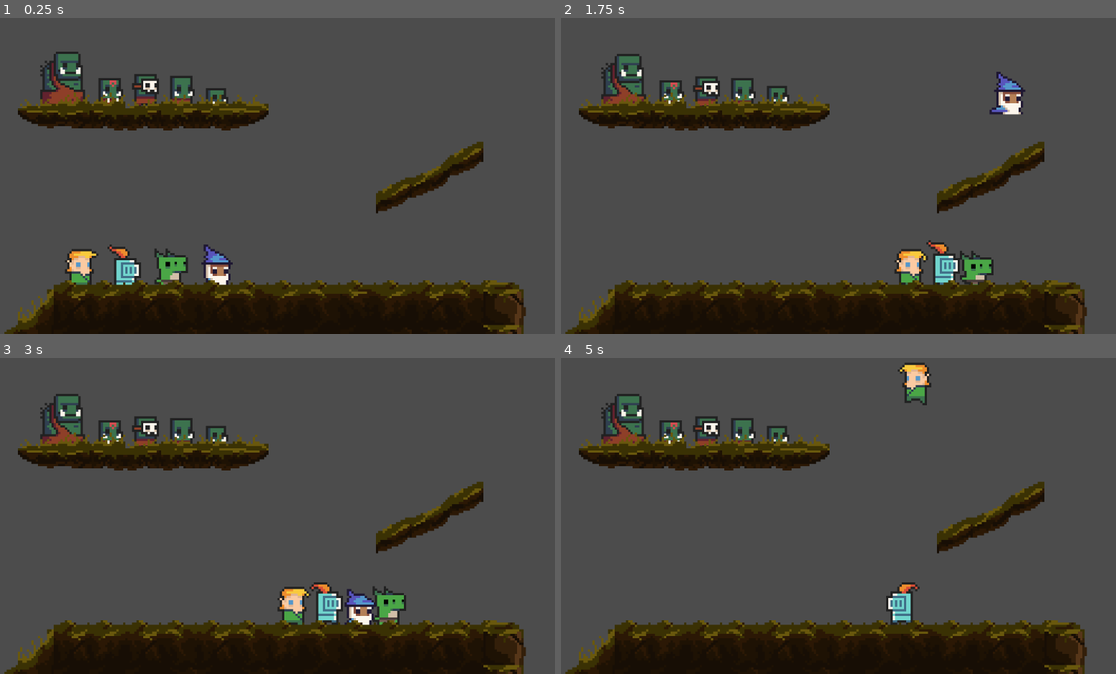
Above: before the commit, frames 1-4 (two rows, left to right).
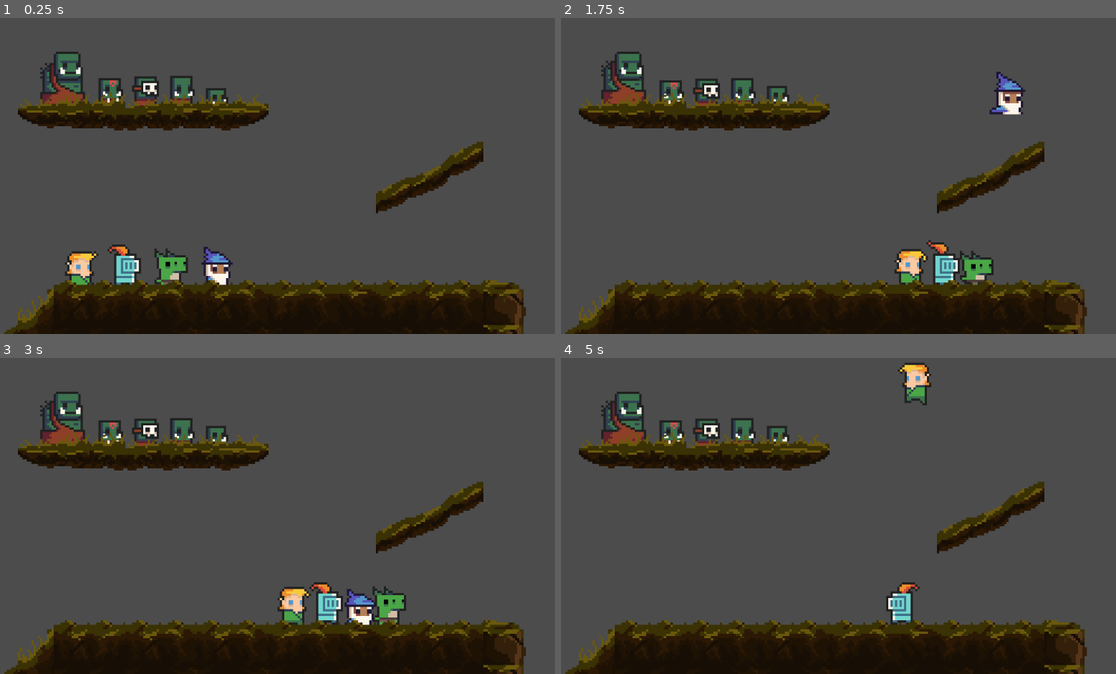
Above: after the commit, the same moments.

Repository: giordanorn/tfgoe
Game: Godot game, scene res://Levels/Test.tscn
The game is run twice, just before and just after one commit, with the same random seed, the same clock (stepped at 60 frames per second) and the same inputs.
Inputs:
- Up to frame 1 (0.25 s): no input
- Up to frame 2 (1.75 s): hold Right (ui_right) from 0.53 s (still down); tap Up (ui_up) at 0.77, 1.52 s
- Up to frame 3 (3 s): release Right (ui_right) at 2.03 s; hold Left (ui_left) 2.03-2.78 s; hold Right (ui_right) from 2.78 s (still down)
- Up to frame 4 (5 s): tap Up (ui_up) at 3.02, 3.77, 4.52 s; release Right (ui_right) at 4.28 s; hold Left (ui_left) from 4.28 s (still down)

The runs differ from the first frame. In frame 1, 1.2% of the frame differs, in the area x 7-42%, y 13-85%; in frame 2, 0.8%; in frame 3, 0.8%; in frame 4, 0.8%.

Commit message:
grupos 'enemy' e 'player' adicionados aos seus respectivos personagens

Diff:
--- a/Objects/Foes/Demons/DemonBatedor.tscn
+++ b/Objects/Foes/Demons/DemonBatedor.tscn
@@ -27,7 +27,9 @@
 "speed": 10.0
 } ]
 
-[node name="DemonBatedor" type="KinematicBody2D"]
+[node name="DemonBatedor" type="KinematicBody2D" groups=[
+"enemy",
+]]
 script = ExtResource( 1 )
 
 [node name="CollisionShape2D" type="CollisionShape2D" parent="."]
@@ -36,6 +38,6 @@
 [node name="AnimatedSprite" type="AnimatedSprite" parent="."]
 frames = SubResource( 2 )
 animation = "run"
-frame = 3
+frame = 1
 playing = true
 offset = Vector2( 0, -2 )
--- a/Objects/Foes/Demons/DemonBoss.tscn
+++ b/Objects/Foes/Demons/DemonBoss.tscn
@@ -27,7 +27,9 @@
 "speed": 10.0
 } ]
 
-[node name="DemonBoss" type="KinematicBody2D"]
+[node name="DemonBoss" type="KinematicBody2D" groups=[
+"enemy",
+]]
 script = ExtResource( 1 )
 
 [node name="CollisionShape2D" type="CollisionShape2D" parent="."]
--- a/Objects/Foes/Demons/DemonPerseguidor.tscn
+++ b/Objects/Foes/Demons/DemonPerseguidor.tscn
@@ -27,7 +27,9 @@
 "speed": 10.0
 } ]
 
-[node name="DemonPerseguidor" type="KinematicBody2D"]
+[node name="DemonPerseguidor" type="KinematicBody2D" groups=[
+"enemy",
+]]
 script = ExtResource( 1 )
 
 [node name="CollisionShape2D" type="CollisionShape2D" parent="."]
@@ -36,6 +38,6 @@
 [node name="AnimatedSprite" type="AnimatedSprite" parent="."]
 frames = SubResource( 2 )
 animation = "run"
-frame = 3
+frame = 2
 playing = true
 offset = Vector2( 0, -2 )
--- a/Objects/Foes/Demons/DemonTanker.tscn
+++ b/Objects/Foes/Demons/DemonTanker.tscn
@@ -27,7 +27,9 @@
 "speed": 10.0
 } ]
 
-[node name="DemonTanker" type="KinematicBody2D"]
+[node name="DemonTanker" type="KinematicBody2D" groups=[
+"enemy",
+]]
 script = ExtResource( 1 )
 
 [node name="CollisionShape2D" type="CollisionShape2D" parent="."]
@@ -36,6 +38,5 @@
 [node name="AnimatedSprite" type="AnimatedSprite" parent="."]
 frames = SubResource( 2 )
 animation = "run"
-frame = 3
 playing = true
 offset = Vector2( 0, -2 )
--- a/Objects/Foes/Demons/DemonXama.tscn
+++ b/Objects/Foes/Demons/DemonXama.tscn
@@ -27,7 +27,9 @@
 "speed": 10.0
 } ]
 
-[node name="DemonXama" type="KinematicBody2D"]
+[node name="DemonXama" type="KinematicBody2D" groups=[
+"enemy",
+]]
 script = ExtResource( 1 )
 
 [node name="CollisionShape2D" type="CollisionShape2D" parent="."]
@@ -36,6 +38,6 @@
 [node name="AnimatedSprite" type="AnimatedSprite" parent="."]
 frames = SubResource( 2 )
 animation = "run"
-frame = 2
+frame = 1
 playing = true
 offset = Vector2( 0, -2 )
--- a/Objects/Foes/Orcs/OrcBatedor.tscn
+++ b/Objects/Foes/Orcs/OrcBatedor.tscn
@@ -27,7 +27,9 @@
 "speed": 10.0
 } ]
 
-[node name="OrcBatedor" type="KinematicBody2D"]
+[node name="OrcBatedor" type="KinematicBody2D" groups=[
+"enemy",
+]]
 script = ExtResource( 1 )
 
 [node name="CollisionShape2D" type="CollisionShape2D" parent="."]
--- a/Objects/Foes/Orcs/OrcBoss.tscn
+++ b/Objects/Foes/Orcs/OrcBoss.tscn
@@ -27,7 +27,9 @@
 "speed": 10.0
 } ]
 
-[node name="OrcBoss" type="KinematicBody2D"]
+[node name="OrcBoss" type="KinematicBody2D" groups=[
+"enemy",
+]]
 script = ExtResource( 1 )
 
 [node name="CollisionShape2D" type="CollisionShape2D" parent="."]
@@ -36,6 +38,6 @@
 [node name="AnimatedSprite" type="AnimatedSprite" parent="."]
 frames = SubResource( 2 )
 animation = "idle"
-frame = 2
+frame = 3
 playing = true
 offset = Vector2( 0, -2 )
--- a/Objects/Foes/Orcs/OrcPerseguidor.tscn
+++ b/Objects/Foes/Orcs/OrcPerseguidor.tscn
@@ -26,7 +26,9 @@
 "speed": 10.0
 } ]
 
-[node name="OrcPerseguidor" type="KinematicBody2D"]
+[node name="OrcPerseguidor" type="KinematicBody2D" groups=[
+"enemy",
+]]
 script = ExtResource( 1 )
 
 [node name="CollisionShape2D" type="CollisionShape2D" parent="."]
--- a/Objects/Foes/Orcs/OrcTanker.tscn
+++ b/Objects/Foes/Orcs/OrcTanker.tscn
@@ -27,7 +27,9 @@
 "speed": 10.0
 } ]
 
-[node name="OrcTanker" type="KinematicBody2D"]
+[node name="OrcTanker" type="KinematicBody2D" groups=[
+"enemy",
+]]
 script = ExtResource( 1 )
 
 [node name="CollisionShape2D" type="CollisionShape2D" parent="."]
@@ -36,6 +38,6 @@
 [node name="AnimatedSprite" type="AnimatedSprite" parent="."]
 frames = SubResource( 2 )
 animation = "idle"
-frame = 2
+frame = 1
 playing = true
 offset = Vector2( 0, -2 )
--- a/Objects/Foes/Orcs/OrcXama.tscn
+++ b/Objects/Foes/Orcs/OrcXama.tscn
@@ -27,7 +27,9 @@
 "speed": 10.0
 } ]
 
-[node name="OrcXama" type="KinematicBody2D"]
+[node name="OrcXama" type="KinematicBody2D" groups=[
+"enemy",
+]]
 script = ExtResource( 1 )
 
 [node name="CollisionShape2D" type="CollisionShape2D" parent="."]
--- a/Objects/Players/Elf.tscn
+++ b/Objects/Players/Elf.tscn
@@ -48,12 +48,13 @@
 position = Vector2( 0, -4 )
 frames = SubResource( 2 )
 animation = "idle"
-frame = 3
 playing = true
 
 [node name="Movement" parent="." instance=ExtResource( 11 )]
 
-[node name="Attack" type="Node2D" parent="."]
+[node name="Attack" type="Node2D" parent="." groups=[
+"player",
+]]
 script = ExtResource( 12 )
 
 [node name="HitArea" type="Area2D" parent="Attack"]
--- a/Objects/Players/Knight.tscn
+++ b/Objects/Players/Knight.tscn
@@ -5,11 +5,11 @@
 [ext_resource path="res://Sprites/Characters/Bodies/knight_m_idle_anim_f1.png" type="Texture" id=3]
 [ext_resource path="res://Sprites/Characters/Bodies/knight_m_idle_anim_f2.png" type="Texture" id=4]
 [ext_resource path="res://Sprites/Characters/Bodies/knight_m_idle_anim_f3.png" type="Texture" id=5]
-[ext_resource path="res://Sprites/Characters/Bodies/knight_m_hit_anim_f0.png" type="Texture" id=6]
-[ext_resource path="res://Sprites/Characters/Bodies/knight_m_run_anim_f0.png" type="Texture" id=7]
-[ext_resource path="res://Sprites/Characters/Bodies/knight_m_run_anim_f1.png" type="Texture" id=8]
-[ext_resource path="res://Sprites/Characters/Bodies/knight_m_run_anim_f2.png" type="Texture" id=9]
-[ext_resource path="res://Sprites/Characters/Bodies/knight_m_run_anim_f3.png" type="Texture" id=10]
+[ext_resource path="res://Sprites/Characters/Bodies/knight_m_run_anim_f0.png" type="Texture" id=6]
+[ext_resource path="res://Sprites/Characters/Bodies/knight_m_run_anim_f1.png" type="Texture" id=7]
+[ext_resource path="res://Sprites/Characters/Bodies/knight_m_run_anim_f2.png" type="Texture" id=8]
+[ext_resource path="res://Sprites/Characters/Bodies/knight_m_run_anim_f3.png" type="Texture" id=9]
+[ext_resource path="res://Sprites/Characters/Bodies/knight_m_hit_anim_f0.png" type="Texture" id=10]
 [ext_resource path="res://Utils/KeyboardMovement.tscn" type="PackedScene" id=11]
 
 [sub_resource type="CapsuleShape2D" id=1]
@@ -23,18 +23,20 @@
 "name": "idle",
 "speed": 10.0
 }, {
-"frames": [ ExtResource( 6 ) ],
+"frames": [ ExtResource( 6 ), ExtResource( 7 ), ExtResource( 8 ), ExtResource( 9 ) ],
+"loop": true,
+"name": "run",
+"speed": 10.0
+}, {
+"frames": [ ExtResource( 10 ) ],
 "loop": true,
 "name": "hit",
 "speed": 10.0
-}, {
-"frames": [ ExtResource( 7 ), ExtResource( 8 ), ExtResource( 9 ), ExtResource( 10 ) ],
-"loop": true,
-"name": "run",
-"speed": 10.0
 } ]
 
-[node name="Knight" type="KinematicBody2D"]
+[node name="Knight" type="KinematicBody2D" groups=[
+"player",
+]]
 script = ExtResource( 1 )
 
 [node name="CollisionShape2D" type="CollisionShape2D" parent="."]
@@ -44,6 +46,7 @@
 position = Vector2( 0, -4 )
 frames = SubResource( 2 )
 animation = "idle"
+frame = 2
 playing = true
 
 [node name="Movement" parent="." instance=ExtResource( 11 )]
--- a/Objects/Players/Lizard.tscn
+++ b/Objects/Players/Lizard.tscn
@@ -5,11 +5,11 @@
 [ext_resource path="res://Sprites/Characters/Bodies/lizard_m_idle_anim_f1.png" type="Texture" id=3]
 [ext_resource path="res://Sprites/Characters/Bodies/lizard_m_idle_anim_f2.png" type="Texture" id=4]
 [ext_resource path="res://Sprites/Characters/Bodies/lizard_m_idle_anim_f3.png" type="Texture" id=5]
-[ext_resource path="res://Sprites/Characters/Bodies/lizard_m_hit_anim_f0.png" type="Texture" id=6]
-[ext_resource path="res://Sprites/Characters/Bodies/lizard_m_run_anim_f0.png" type="Texture" id=7]
-[ext_resource path="res://Sprites/Characters/Bodies/lizard_m_run_anim_f1.png" type="Texture" id=8]
-[ext_resource path="res://Sprites/Characters/Bodies/lizard_m_run_anim_f2.png" type="Texture" id=9]
-[ext_resource path="res://Sprites/Characters/Bodies/lizard_m_run_anim_f3.png" type="Texture" id=10]
+[ext_resource path="res://Sprites/Characters/Bodies/lizard_m_run_anim_f0.png" type="Texture" id=6]
+[ext_resource path="res://Sprites/Characters/Bodies/lizard_m_run_anim_f1.png" type="Texture" id=7]
+[ext_resource path="res://Sprites/Characters/Bodies/lizard_m_run_anim_f2.png" type="Texture" id=8]
+[ext_resource path="res://Sprites/Characters/Bodies/lizard_m_run_anim_f3.png" type="Texture" id=9]
+[ext_resource path="res://Sprites/Characters/Bodies/lizard_m_hit_anim_f0.png" type="Texture" id=10]
 [ext_resource path="res://Utils/KeyboardMovement.tscn" type="PackedScene" id=11]
 
 [sub_resource type="CapsuleShape2D" id=1]
@@ -23,18 +23,20 @@
 "name": "idle",
 "speed": 10.0
 }, {
-"frames": [ ExtResource( 6 ) ],
+"frames": [ ExtResource( 6 ), ExtResource( 7 ), ExtResource( 8 ), ExtResource( 9 ) ],
+"loop": true,
+"name": "run",
+"speed": 10.0
+}, {
+"frames": [ ExtResource( 10 ) ],
 "loop": true,
 "name": "hit",
 "speed": 10.0
-}, {
-"frames": [ ExtResource( 7 ), ExtResource( 8 ), ExtResource( 9 ), ExtResource( 10 ) ],
-"loop": true,
-"name": "run",
-"speed": 10.0
 } ]
 
-[node name="Lizard" type="KinematicBody2D"]
+[node name="Lizard" type="KinematicBody2D" groups=[
+"player",
+]]
 script = ExtResource( 1 )
 
 [node name="CollisionShape2D" type="CollisionShape2D" parent="."]
--- a/Objects/Players/Wizard.tscn
+++ b/Objects/Players/Wizard.tscn
@@ -5,11 +5,11 @@
 [ext_resource path="res://Sprites/Characters/Bodies/wizzard_m_idle_anim_f1.png" type="Texture" id=3]
 [ext_resource path="res://Sprites/Characters/Bodies/wizzard_m_idle_anim_f2.png" type="Texture" id=4]
 [ext_resource path="res://Sprites/Characters/Bodies/wizzard_m_idle_anim_f3.png" type="Texture" id=5]
-[ext_resource path="res://Sprites/Characters/Bodies/wizzard_m_hit_anim_f0.png" type="Texture" id=6]
-[ext_resource path="res://Sprites/Characters/Bodies/wizzard_m_run_anim_f0.png" type="Texture" id=7]
-[ext_resource path="res://Sprites/Characters/Bodies/wizzard_m_run_anim_f1.png" type="Texture" id=8]
-[ext_resource path="res://Sprites/Characters/Bodies/wizzard_m_run_anim_f2.png" type="Texture" id=9]
-[ext_resource path="res://Sprites/Characters/Bodies/wizzard_m_run_anim_f3.png" type="Texture" id=10]
+[ext_resource path="res://Sprites/Characters/Bodies/wizzard_m_run_anim_f0.png" type="Texture" id=6]
+[ext_resource path="res://Sprites/Characters/Bodies/wizzard_m_run_anim_f1.png" type="Texture" id=7]
+[ext_resource path="res://Sprites/Characters/Bodies/wizzard_m_run_anim_f2.png" type="Texture" id=8]
+[ext_resource path="res://Sprites/Characters/Bodies/wizzard_m_run_anim_f3.png" type="Texture" id=9]
+[ext_resource path="res://Sprites/Characters/Bodies/wizzard_m_hit_anim_f0.png" type="Texture" id=10]
 [ext_resource path="res://Utils/KeyboardMovement.tscn" type="PackedScene" id=11]
 
 [sub_resource type="CapsuleShape2D" id=1]
@@ -23,18 +23,20 @@
 "name": "idle",
 "speed": 10.0
 }, {
-"frames": [ ExtResource( 6 ) ],
+"frames": [ ExtResource( 6 ), ExtResource( 7 ), ExtResource( 8 ), ExtResource( 9 ) ],
+"loop": true,
+"name": "run",
+"speed": 10.0
+}, {
+"frames": [ ExtResource( 10 ) ],
 "loop": true,
 "name": "hit",
 "speed": 10.0
-}, {
-"frames": [ ExtResource( 7 ), ExtResource( 8 ), ExtResource( 9 ), ExtResource( 10 ) ],
-"loop": true,
-"name": "run",
-"speed": 10.0
 } ]
 
-[node name="Wizard" type="KinematicBody2D"]
+[node name="Wizard" type="KinematicBody2D" groups=[
+"player",
+]]
 script = ExtResource( 1 )
 
 [node name="CollisionShape2D" type="CollisionShape2D" parent="."]
@@ -44,7 +46,7 @@
 position = Vector2( 0, -4 )
 frames = SubResource( 2 )
 animation = "idle"
-frame = 3
+frame = 2
 playing = true
 
 [node name="Movement" parent="." instance=ExtResource( 11 )]
